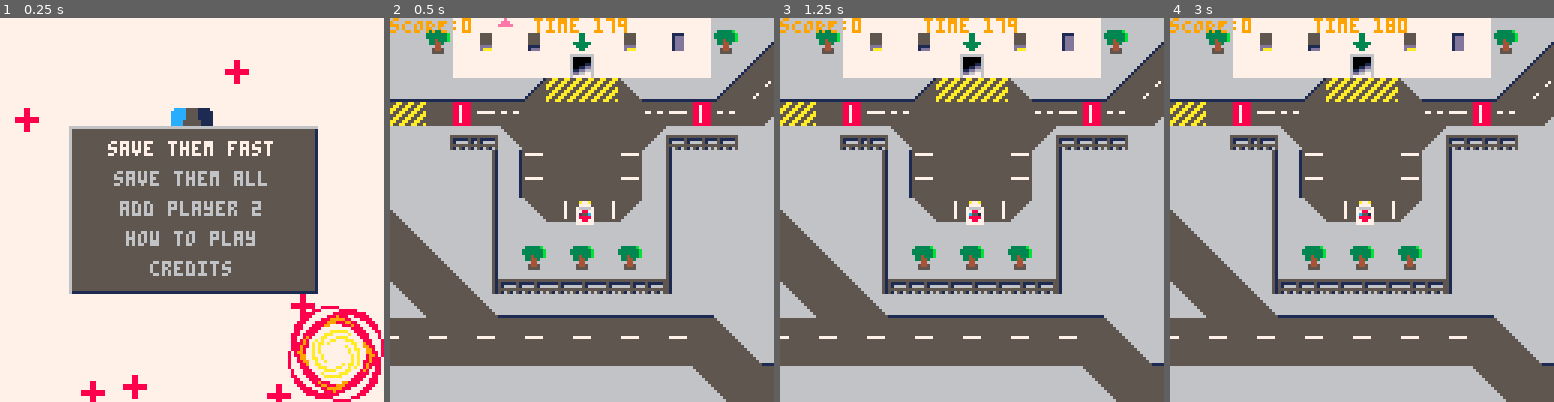
Above: before the commit, frames 1-4 (left to right).
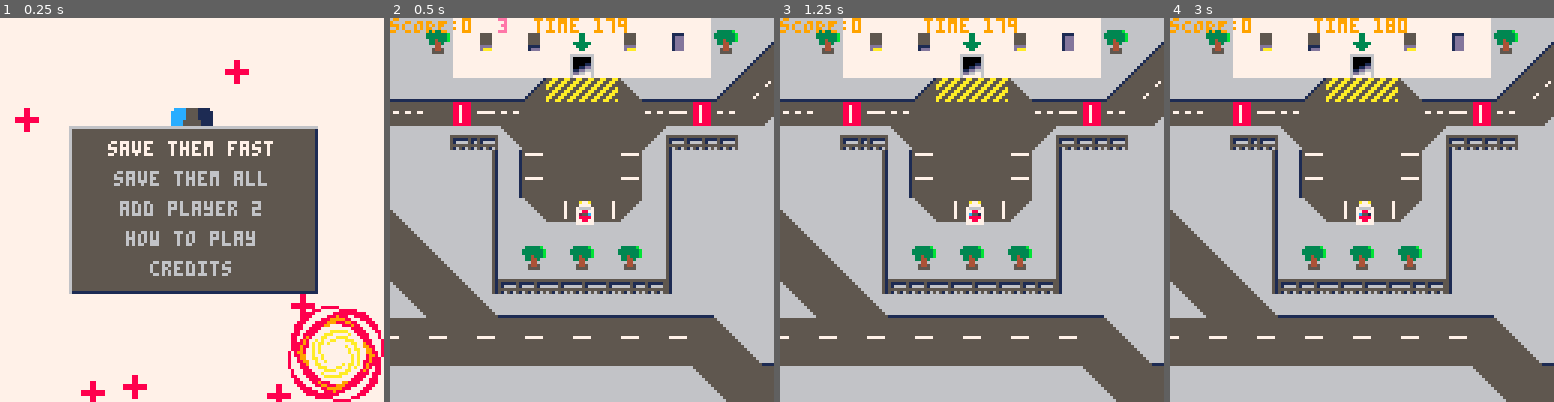
Above: after the commit, the same moments.

Repository: GraulierBrice/ludum-dare-46
Game: PICO-8 cartridge keep-it-alive.p8
Two runs of this game, one before a commit and one after it. Both use one fixed random seed, a clock stepped at 60 frames per second and the inputs below.
Inputs:
- Up to frame 1 (0.25 s): no input
- Up to frame 2 (0.5 s): tap X (X key) at 0.33 s
- Up to frame 3 (1.25 s): tap O (Z key) at 0.7 s; tap X (X key) at 1.07 s
- Up to frame 4 (3 s): hold Right 1.6-2.1 s; tap O (Z key) every 0.4 s from 1.7 to 2.9 s; tap X (X key) at 1.85, 2.97 s; hold Up 2.15-2.42 s; hold Right from 2.47 s (still down)

Frame 1 is identical in both runs. In frame 2, 0.4% of the frame differs, in the area x 0-33%, y 0-29%; in frame 3, 0.3%; in frame 4, 0.3%.

Commit message:
indicators numbers, slight map update

Diff:
--- a/keep-it-alive.p8
+++ b/keep-it-alive.p8
@@ -243,7 +243,7 @@
 -- patients section
 
 function default_patient(x, y, col)
-	local unload_dmg = 0.3/30
+	local unload_dmg = 0.2/30
 	return  (col == 10) and patient(x,y,10,unload_dmg,1,0,0,100,10)
 	or ((col == 14) and patient(x,y,10,unload_dmg,0,0.5,0,100,14)
 	or ((col == 11) and patient(x,y,10,unload_dmg,1,0.5,0,100,11)
@@ -449,8 +449,8 @@
 
 		for patient in all(patients) do
 			if (patient.car_id <= 0) then
-				local bound_x = min(cam.x+125,max(cam.x-2,patient.pos.x))
-				local bound_y = {min(cam.y+128/#cars-3-(#cars-1) ,max(cam.y-2,patient.pos.y)),min(cam.y+125,max(cam.y+63,patient.pos.y))}
+				local bound_x = min(cam.x+125,max(cam.x,patient.pos.x))
+				local bound_y = {min(cam.y+128/#cars-5-(#cars-1) ,max(cam.y,patient.pos.y)),min(cam.y+123,max(cam.y+65,patient.pos.y))}
 				for i=1,#cars do
 					local car_dist=vec_sub(cars[i].pos,patient.pos)
 					if (abs(car_dist.x)<=68 and abs(car_dist.y) <=68/#cars) patient.show=true
@@ -461,15 +461,17 @@
 					local r = vec_add(patient.pos, vector(patient.hp/2,10))
 					line(l.x, l.y, r.x, r.y, 8)
 					spr(1,patient.pos.x-4, patient.pos.y)
+					print(colour_to_score(patient.col),patient.pos.x, patient.pos.y-8,patient.col)
 					patient.show = true
 				elseif patient.hp>4 or time()%0.5==0 then
 					for i=1,#cars do
 					local car_dist=vec_sub(cars[i].pos,patient.pos)
 						if abs(car_dist.x)>#cars*abs(car_dist.y) then
-							sspr(40,0,5,5,bound_x,bound_y[i],5,5)
+							--sspr(40,0,5,5,bound_x,bound_y[i],5,5)
 						else
-							sspr(43,3,5,5,bound_x,bound_y[i],5,5)
+							--sspr(43,3,5,5,bound_x,bound_y[i],5,5)
 						end
+						print(colour_to_score(patient.col),bound_x,bound_y[i],patient.col)
 					end
 				end
 				patient.show=false
@@ -1134,18 +1266,18 @@
 000000000000000000000000000000000000000000000000000000000000000000000000000000000000000000000000000000000000000000000000000000002b0f211422141414220f0f0c1c4d1c4d1c4d1c4d1c4d1c4d1c4d1c4d1c4d1c4d1c4d1c4d1c4d1c4d1c1c090f0f0e3b2b2b2b0f0f0f2122222222230f1c1c1c0f
 000000000000000000000000000000000000000000000000000000000000000000000000000000000000000000000000000000000000000000000000000000002b0f211622161716220f0c1c1c1c1c1c1c1c1c1c1c1c1c1c1c1c1c1c1c1c1c1c1c1c1c1c1c1c1c1c1c1c1c090f0e3b2b2b2b1e0f0c1c1c1c1c1c1c1c1c1c1c0f
 000000000000000000000000000000000000000000000000000000000000000000000000000000000000000000000000000000000000000000000000000000002b0f0f0f0f0f0f0f0f0c1c1c0b0f0f0f0f0f0d0d0d0d0d0d0d0d0d0d0d0d0d0d0d0d0d0d0f0f0f0f0f0a1c1c0f0e3b2b2b2b0f0e1c1c1c4c1c4c1c4c1c1c1c0f
-000000000000000000000000000000000000000000000000000000000000000000000000000000000000000000000000000000000000000000000000000000003e0f0f0f0f0f0f0f0f1c1c0b0f0f0f0f0f0e2c2c2c1f1f2c2c1f2c2c2c1f2c2c2c1f2c2d0f0f0f0f0f0e1c1c0f0e3b2b2b2b0f0e1c1c0b0d0d0d0d0d0a1c1c0f
+000000000000000000000000000000000000000000000000000000000000000000000000000000000000000000000000000000000000000000000000000000003e0f0f0f0f0f0f0f0f1c1c0b0f0f0f0f0f0e2c2c2c2c1f2c2c2c2c2c2c1f2c2c2c1f2c2d0f0f0f0f0f0e1c1c0f0e3b2b2b2b0f0e1c1c0b0d0d0d0d0d0a1c1c0f
 000000000000000000000000000000000000000000000000000000000000000000000000000000000000000000000000000000000000000000000000000000004d4d4d4d4d4d4d4d4d1c1c0f0f1b0f0f1b0e2c1f2c2c2c2c2c2c2c2c2c2c2c1f2c2c2c2d0f0f0f0f0f0e084b0f0e3b2b2b2b1e0e084b0e2c2c2c2c2d0f084b0f
 000000000000000000000000000000000000000000000000000000000000000000000000000000000000000000000000000000000000000000000000000000004c4c4c4c4c4c4c4c4c1c1c0f0f0f1e1e0f0e2c2c2c1f2c2c2c2c1f2c2c2c2c2c2c2c1f2d0f0f0f0f0f0e084b0f0e3b2b2b2b0f0e084b0e2c2c2c2c2d0f084b0f
-000000000000000000000000000000000000000000000000000000000000000000000000000000000000000000000000000000000000000000000000000000003a0f0d0d0f0f0f0f0f1c1c0f0f0f1e1e0f0e2c1f2c2c2c2c2c2c2c2c2c1f2c2c2c2c1f2d0f0f0f0f0f0e084b0f0e3b2b2b2b0f0e084b0e2c1f2c2c2d0f084b0f
-000000000000000000000000000000000000000000000000000000000000000000000000000000000000000000000000000000000000000000000000000000002b0e1f2d0f0f0f0f0f1c1c0f0f1b0f0f1b0e2c2c1f2c2c2c2c1f2c2c2c2c1f2c2c2c2c2d0f0f0f0f0f0e084b0f0e3b2b2b2b1e0e1c1c0e2c2c2c2c2d0f084b0f
+000000000000000000000000000000000000000000000000000000000000000000000000000000000000000000000000000000000000000000000000000000003a0f0d0d0f0f0f0f0f1c1c0f0f0f1e1e0f0e2c2c2c2c2c2c2c2c2c2c2c1f2c2c2c2c2c2d0f0f0f0f0f0e084b0f0e3b2b2b2b0f0e084b0e2c1f2c2c2d0f084b0f
+000000000000000000000000000000000000000000000000000000000000000000000000000000000000000000000000000000000000000000000000000000002b0e1f2d0f0f0f0f0f1c1c0f0f1b0f0f1b0e2c2c1f2c2c2c2c1f2c2c2c2c2c2c2c2c2c2d0f0f0f0f0f0e084b0f0e3b2b2b2b1e0e1c1c0e2c2c2c2c2d0f084b0f
 000000000000000000000000000000000000000000000000000000000000000000000000000000000000000000000000000000000000000000000000000000002b0e2e2f0f0f0f0f0f1c1c090f0f0f0f0f0e2e2e2e2e2e2e24252525252525252525262f0f0f0f0f0f0e084b0f0e3c3d3d3e0f0c1c1c0e2c2c2c1f2d0f084b0f
 000000000000000000000000000000000000000000000000000000000000000000000000000000000000000000000000000000000000000000000000000000002b0f0d0d0f0f0f0f0f0a1c1c090f0f0f0f0f282a2a2a2a2921162217221022142217232a0f0f0f0d0d0c1c1c090d0d0d0d0d0c1c1c1c0e2c2c2c2c2d0f084b0f
 000000000000000000000000000000000000000000000000000000000000000000000000000000000000000000000000000000000000000000000000000000002b0e2c2d0f0f0f0f0f0f0a1c1c090f0f0f0f0f0f0f0f0f0f21222222222222222222230f0f0f0c1c4d1c1c1c1c1c4d4d4d4d1c1c1c1c0e2c2c2c2c2d0f084b0f
 000000000000000000000000000000000000000000000000000000000000000000000000000000000000000000000000000000000000000000000000000000002b0e1f2d0f1b0f0f0f0f0f0a1c1c090f0f0f0f0f0f0f0f1e21152214221122152216231e0f0c46454c1c1c1c1c1c4c4c4c4c1c1c1c1c0e2c2c1f2c2d0f084b0f
 000000000000000000000000000000000000000000000000000000000000000000000000000000000000000000000000000000000000000000000000000000003e0e2e2f0f0f0f0f0f0f0f0f0a1c1c090f0f0f0f0f0f0f0f21222222222022222222230f0c46450b0f0a1c1c0b0f0f0f0f0f0a1c1c1c0e2e2e2e2e2f0f084b0f
 000000000000000000000000000000000000000000000000000000000000000000000000000000000000000000000000000000000000000000000000000000000d0d0d0d0d0f0f0f0f0f0f0f0f0a1c1c090d0d0d0d0d0d0d0d0d0d0c131313090d0d0d0c46450b0f0f0e084b0f0f3839393a0f0a1c1c0f0f0f0f0f0f0c1c1c0f
-000000000000000000000000000000000000000000000000000000000000000000000000000000000000000000000000000000000000000000000000000000004d4d4d4d4d4d4d4d4d4d4d4d4d4d1c1c1c1c13131313131c1d4e181c1c1c1c1c184e1d181c0b0d0d0d0e084b0f0e3b3b3b3b0f0f1c1c0f0f0f0f0c1c1c1c1c09
+000000000000000000000000000000000000000000000000000000000000000000000000000000000000000000000000000000000000000000000000000000004d4d4d4d4d4d4d4d4d4d4d4d4d4d1c1c1c1c18181818181c1d4e181c1c1c1c1c184e1d181c0b0d0d0d0e084b0f0e3b3b3b3b0f0f1c1c0f0f0f0f0c1c1c1c1c09
 000000000000000000000000000000000000000000000000000000000000000000000000000000000000000000000000000000000000000000000000000000001c1c1c1c1c1c1c1c1c1c1c1c1c1c1c1c1c1c090f0f0f0f0f282a0a1c1c1c1c1c0b28292a0f0e2c2c2d0e084b0f0e3b2b2b2b1e0f084b0f0f0f0c1c1c1c1c1c1c
 000000000000002425252525252525252526000000000000000000000000000000000000000000000000000000000000000000000000000000000000000000004c4c4c4c4c4c4c4c4c4c4c4c4c4c1c1c1c1c1c090f0f0f0f0f4a0e4c1c1c1c4c0f490f0f0f0e2c1f2d0e084b0f0e3b2b2b2b0f0f084b0f0f0f1c1c0b0f0a1c1c
 000000000000002115221522102214221523000000000000000000000000000000000000000000000000000000000000000000000000000000000000000000003a0f0d0d0f0f0f0f0f0f0f0f0f0f0f0f0f0a1c1c090f0f0f0f4a0e4c1c1c1c4c0f490f0f0f0e2e2e2f0e084b0f0e3b2b2b2b0f0f084b0f0f0f1c1c0f1b0f1c1c
Not shown, changed: 130 lines of the sprite sheet (__gfx__) section of keep-it-alive.p8
Not shown, changed: the thumbnail (__label__) section of keep-it-alive.p8
